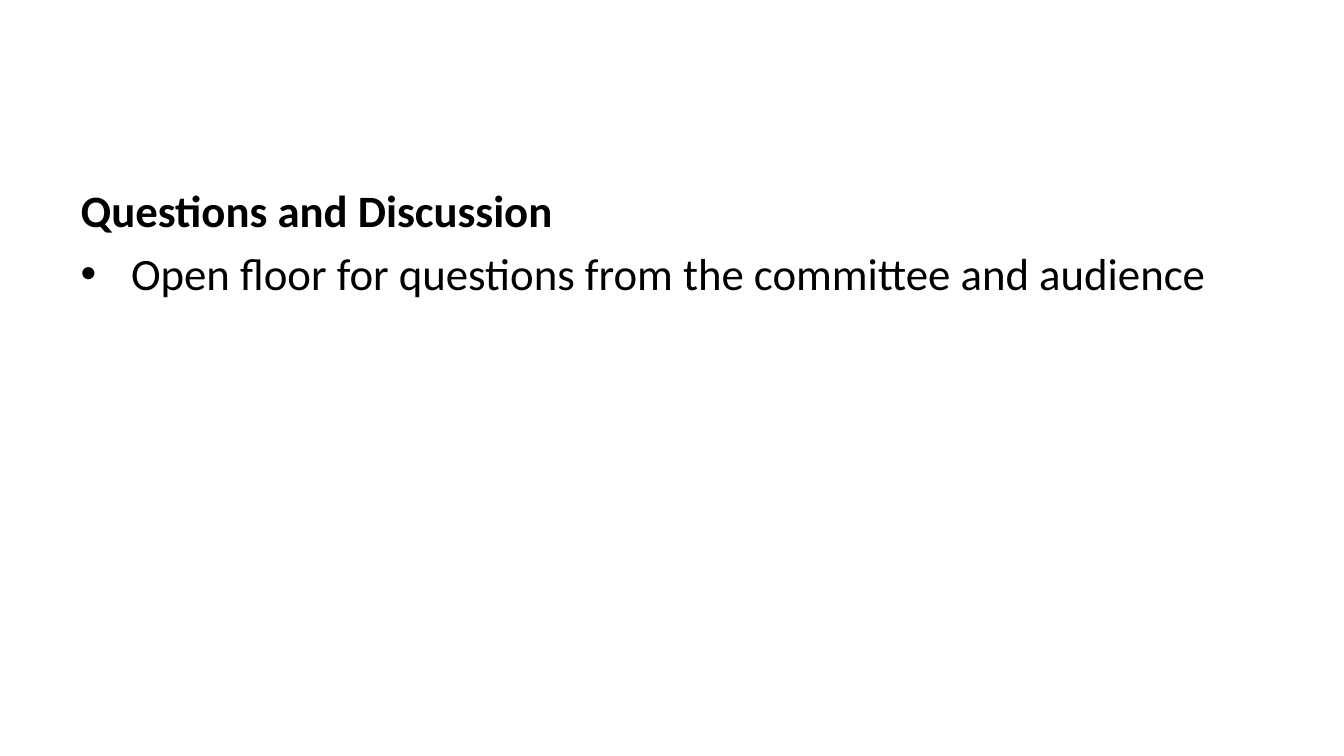
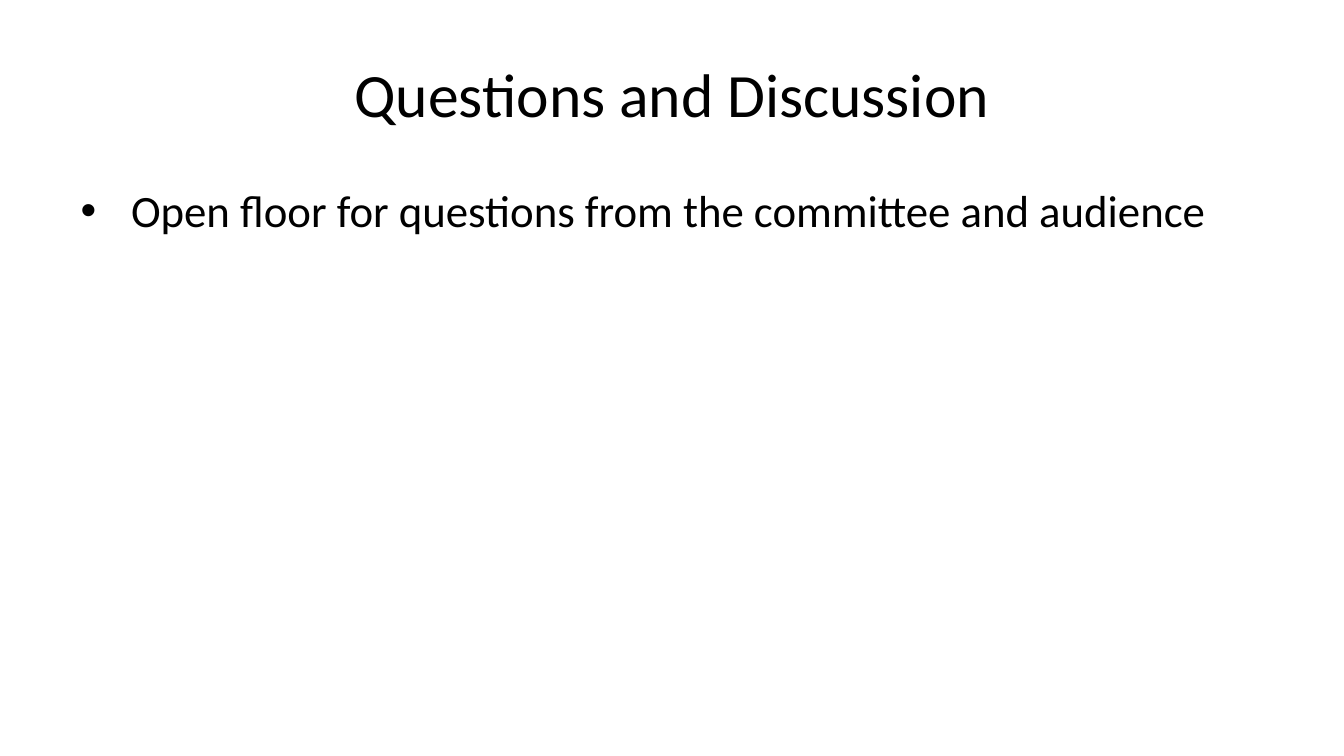
Before and after one commit to tegorman13/Dissertation, a slide deck: slide 21 of docs/Presentation/slides.pptx. Drawn at 1344x756 pixels with LibreOffice and Linux fonts; fonts in the diff are those of the drawing. Boxes give left, top, right and bottom in pixels: in the first picture for what was removed or moved away, otherwise in the second. Text is boxed around its words. In the diff, an @@ line names an element or a change of style, - is before the commit and + after.

```diff
--- a/docs/Presentation/slides.pptx
+++ b/docs/Presentation/slides.pptx
@@ title added at (355,74,988,125), 33 pt, text #000000 @@
+Questions and Discussion
@@ text at (81,195,553,233): paragraph removed @@
-Questions and Discussion
```
Also in this commit, not shown: 13 other slides changed, 1 slide added, 1 slide removed, 7 other files.
